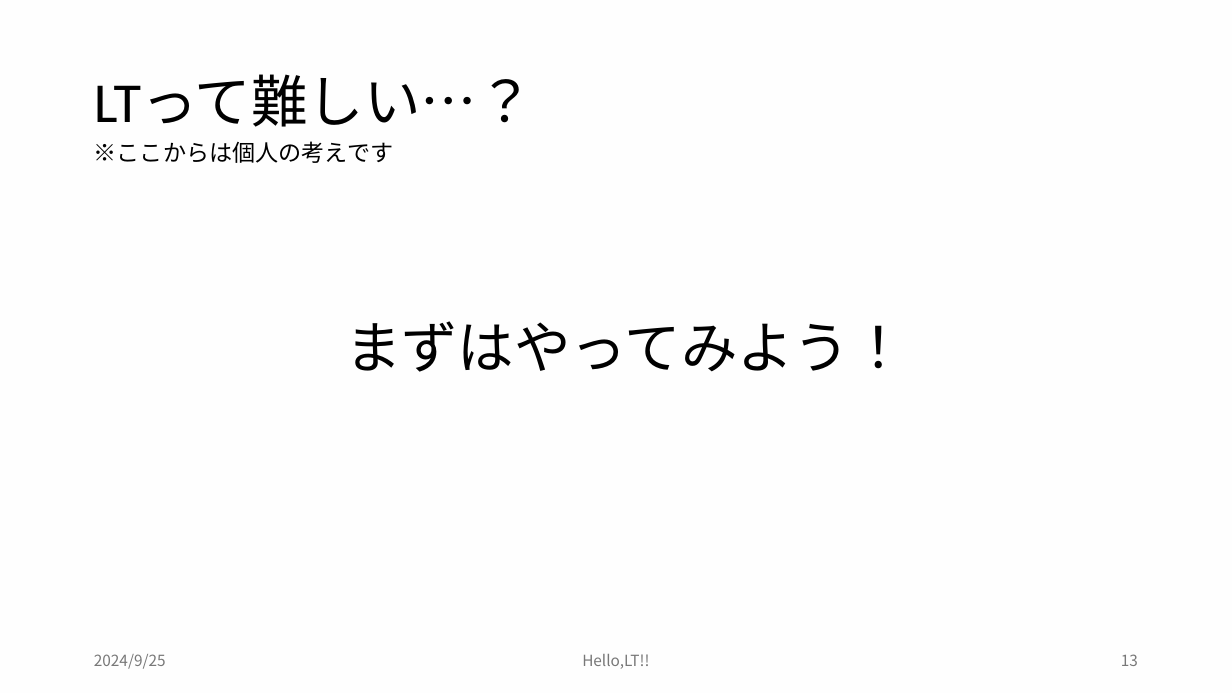
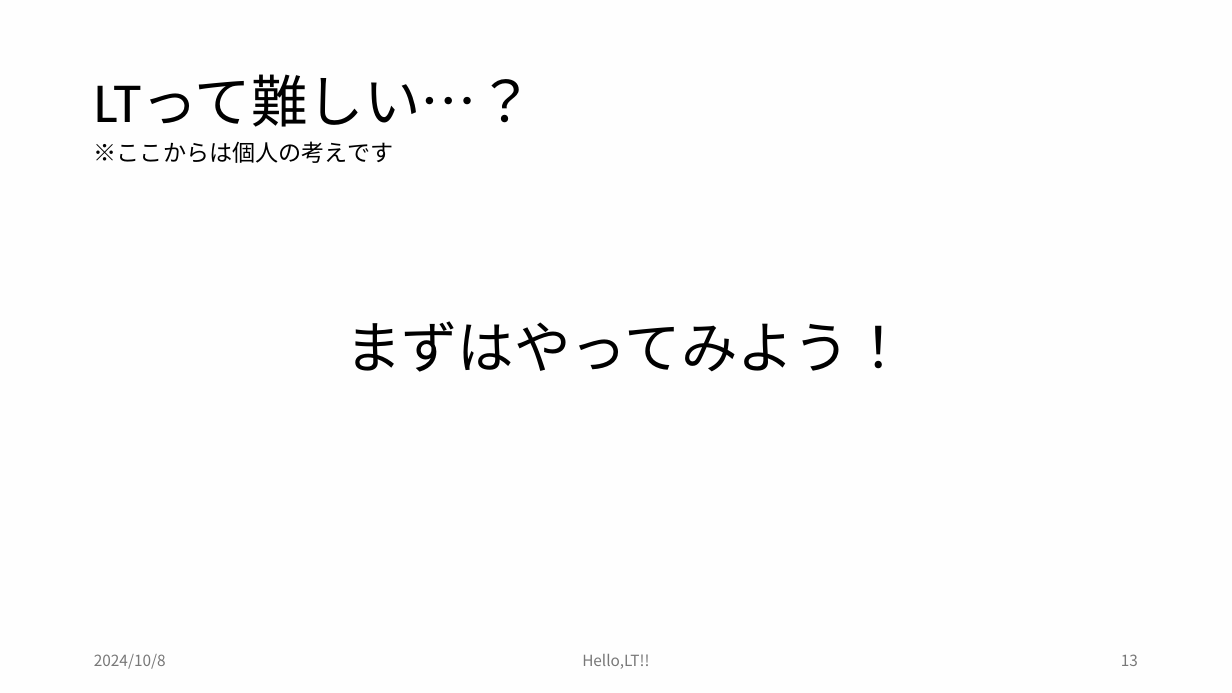
Before and after one commit to Yayuki-Kazuha/Presentation-notes, a slide deck: slide 13 of pptx/HelloLT.pptx. Drawn at 1232x693 pixels with LibreOffice and Linux fonts; fonts in the diff are those of the drawing. Boxes give left, top, right and bottom in pixels: in the first picture for what was removed or moved away, otherwise in the second. Text is boxed around its words. In the diff, an @@ line names an element or a change of style, - is before the commit and + after.

```diff
--- a/pptx/HelloLT.pptx
+++ b/pptx/HelloLT.pptx
@@ text at [94,654,166,669]: text changed @@
-2024/9/25
+2024/10/8
```
Also in this commit, not shown: 10 other slides changed, 2 other files.
